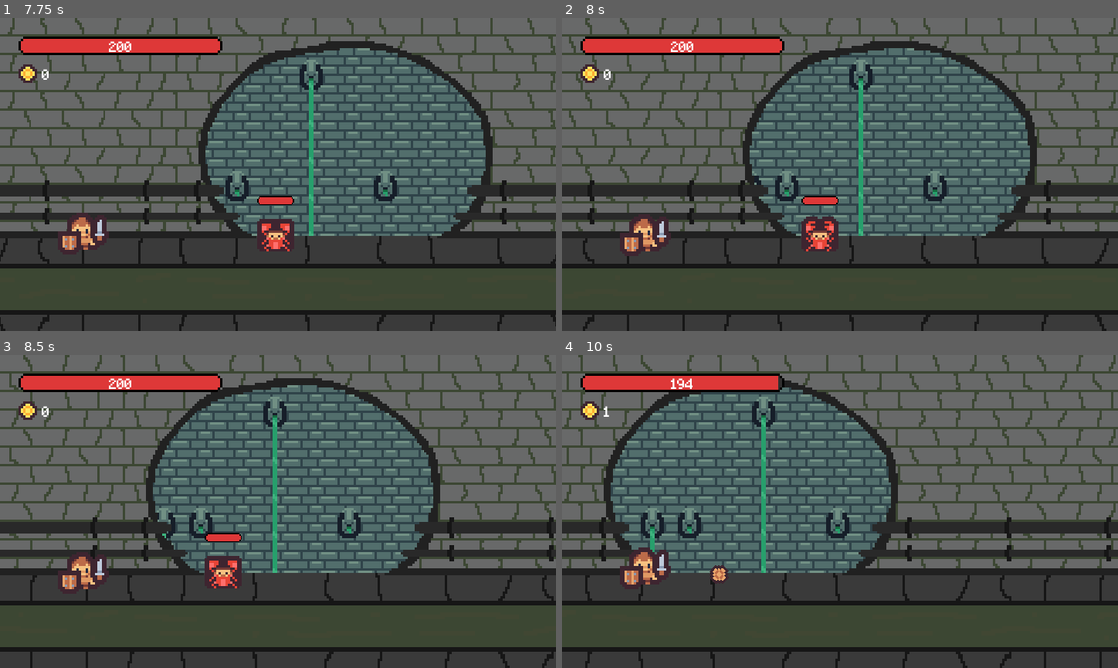
Above: before the commit, frames 1-4 (two rows, left to right).
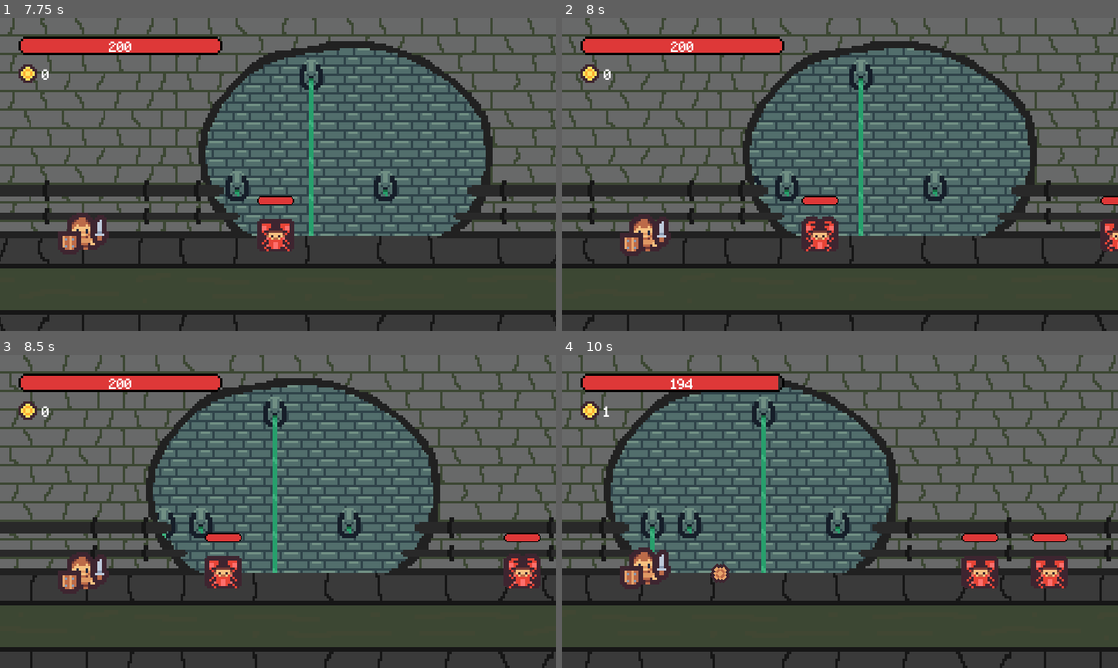
Above: after the commit, the same moments.

Repository: antronomo/RunningHalls
Game: Godot game, scene res://UIs/MenuScene.tscn
Same seed, same stepped clock (60 frames per second), same inputs: the game is played once before the commit and once after it.
Inputs:
- Up to frame 1 (7.75 s): click "START" at 0.5 s; click "NEW GAME" at 1.25 s
- Up to frame 2 (8 s): no input
- Up to frame 3 (8.5 s): no input
- Up to frame 4 (10 s): no input

Frame 1 is identical in both runs. In frame 2, 0.3% of the frame differs, in the area x 96-100%, y 56-75%; in frame 3, 0.7%; in frame 4, 1.5%, in the area x 26-91%, y 56-75%.

Commit message:
Correción a error importante en EnemySpawner. El script EnemySpawner.gd utilizaba varias veces la función yield, creando timers y esperando a que su contador llegara a cero, dentro de un bucle for, lo que causaba que arrojara varios errores cuando cambiabas de escena. En ejecución parece no afectar en absoluto, pero he buscado en foros y podría ser un problema con el juego compilado, así que he buscado la solución que mejor he podido aplicar: Primero añadimos un nodo timer en el nodo donde utilizaba ese bucle for y en el script hacemos el siguiente cambio:
yield(get_tree().create_timer(randf() * 0.75 + 0.25), "timeout")
a
$Timer.start(randf() * 0.75 + 0.25); yield(timer, "timeout")

Esencialmente es lo mismo, con la diferencia de que (según yo) el timer deja de existir al cambiar la escena, por lo tanto, el yield queda esperando y jamás intentará seguir con el script del nodo desaparecido.

Diff:
--- a/Auto/CurrentGame.gd
+++ b/Auto/CurrentGame.gd
@@ -2,7 +2,7 @@
 
 
 const SAVEFILE : String = "user://SAVEFILE.save"
-const CurrentVersion : String = "0.23.1"
+const CurrentVersion : String = "0.23.2"
 const DefaultGameData : Dictionary = {
 	"game_info" : {
 		"game_version" : CurrentVersion,
--- a/Components/EnemySpawner.tscn
+++ b/Components/EnemySpawner.tscn
@@ -4,10 +4,12 @@
 [ext_resource path="res://Scripts/EnemyListNode.gd" type="Script" id=2]
 
 [node name="EnemySpawner" type="Position2D"]
+pause_mode = 1
 script = ExtResource( 1 )
 
 [node name="EnemyListNode" type="Node" parent="."]
 script = ExtResource( 2 )
 
+[node name="Timer" type="Timer" parent="."]
+
 [connection signal="enemy_list_ended" from="." to="." method="_on_EnemySpawner_enemy_list_ended"]
-[connection signal="wave_ended" from="." to="." method="_on_EnemySpawner_wave_ended"]
--- a/Level/Level0.tscn
+++ b/Level/Level0.tscn
@@ -95,6 +95,7 @@
 }
 
 [node name="Level0" type="Node2D"]
+pause_mode = 1
 script = ExtResource( 1 )
 
 [node name="GUI" parent="." instance=ExtResource( 2 )]
@@ -158,14 +159,11 @@
 
 [node name="PauseMenu" parent="." instance=ExtResource( 8 )]
 margin_bottom = 0.0
-__meta__ = {
-"_edit_lock_": true
-}
 
 [node name="Shop" parent="." instance=ExtResource( 9 )]
 
+[connection signal="enemy_died" from="EnemySpawner" to="." method="_on_EnemySpawner_enemy_died"]
 [connection signal="generate_loot" from="EnemySpawner" to="." method="_on_EnemySpawner_generate_loot"]
-[connection signal="wave_ended" from="EnemySpawner" to="." method="_on_EnemySpawner_wave_ended"]
 [connection signal="body_exited" from="MataSobras5000" to="." method="_on_MataSobras5000_body_exited"]
 [connection signal="value_changed" from="Accelerator" to="." method="_on_Accelerator_value_changed"]
 [connection signal="retry_pressed" from="GameOverUI" to="." method="_on_GameOverUI_retry_pressed"]
--- a/Scripts/Enemy.gd
+++ b/Scripts/Enemy.gd
@@ -25,7 +25,7 @@
 
 func _ready() -> void:
 	mode = 2
-	connect("died", get_node("../"), "end_wave")
+	connect("died", get_node("../"), "_on_enemy_died")
 	set_up_health_bar()
 
 
--- a/Scripts/EnemySpawner.gd
+++ b/Scripts/EnemySpawner.gd
@@ -2,6 +2,7 @@
 
 
 onready var enemy_list_node : Node = $EnemyListNode
+onready var timer : Node = $Timer
 
 # Esta variable y la funcion get_wave() son esenciales si no quieres tocar level0.gd
 # La variable es utilizada por los enemigos para calcular estadísticas progresivas
@@ -9,10 +10,11 @@
 
 
 var wave_list : Array
+var work : bool = true # Cambiado por Level0 al llegar al game_over
 
 
 signal generate_loot
-signal wave_ended
+signal enemy_died
 signal enemy_list_ended
 
 
@@ -45,10 +47,15 @@
 
 
 func spawn_enemies() -> void:
+	# Revisar que la partida no ha acabado
+	if !work:
+		return
+
 	for i1 in wave_list.size():
 		for i2 in wave_list[i1].size():
 			var next_enemy : RigidBody2D = wave_list[i1][i2].instance()
-			yield(get_tree().create_timer(randf() * 0.75 + 0.25), "timeout")
+
+			timer.start(randf() * 0.75 + 0.25); yield(timer, "timeout")
 			# next_enemy.set_wave(le_wave)
 			add_child(next_enemy)
 
@@ -56,31 +63,24 @@
 				# print("boss time")
 				next_enemy.boss_mode()
 
-			# print(str(i1))
+		# print("waiting")
+		timer.start(randi() % 3 + 3); yield(timer, "timeout")
+		le_wave += 1
 
-		# print("waiting")
-		yield(self, "wave_ended")
-
-	# print("spawn_enemies ended")
 	emit_signal("enemy_list_ended")
 
 
-func end_wave(enemy_position : Vector2) -> void: # Llamado cuando un hijo "muere"
-	yield(get_tree().create_timer(0.01), "timeout") # Si lo borras/comentas, da error
-
+func _on_enemy_died(enemy_position : Vector2) -> void: # Llamado cuando un hijo "muere"
+	# timer.start(0.01); yield(timer, "timeout") # Si lo borras/comentas, da error -> parece que ya no
 	emit_signal("generate_loot", enemy_position)
-
-	if get_child_count() == 1:
-		# spawn_enemies()
-		le_wave += 1
-		emit_signal("wave_ended")
-
-
-func _on_EnemySpawner_wave_ended() -> void:
-	return
+	emit_signal("enemy_died")
 
 
 func _on_EnemySpawner_enemy_list_ended() -> void:
+	# if get_child_count() == 1: # Ahora 2
+	# 	emit_signal("enemy_list_ended")
+
+	# Generar lista de enemigos y empezar a invocar-los
 	wave_generator(enemy_list_node.get_enemy_group())
 	spawn_enemies()
 
--- a/Scripts/Level0.gd
+++ b/Scripts/Level0.gd
@@ -62,6 +62,7 @@
 	$GameOverUI.visible = true
 	$Accelerator/AnimationPlayer.play_backwards("accelerate")
 	set_propetys()
+	enemy_spawner.work = false
 	yield(get_tree().create_timer(0.1), "timeout")# Solucion temporal: al morir el oro actualiza dos veces
 	gui.update_gold_label(saved_gold)
 
@@ -84,9 +85,10 @@
 	loot_manager.generate_loot(loot_position, loot_quantity)
 	current_gold = current_gold + loot_quantity
 	gui.update_gold_label(current_gold)
+	set_propetys()
 
 
-func _on_EnemySpawner_wave_ended() -> void:
+func _on_EnemySpawner_enemy_died() -> void:
 	saved_gold = current_gold
 	current_wave = enemy_spawner.get_wave()
 	set_propetys()
